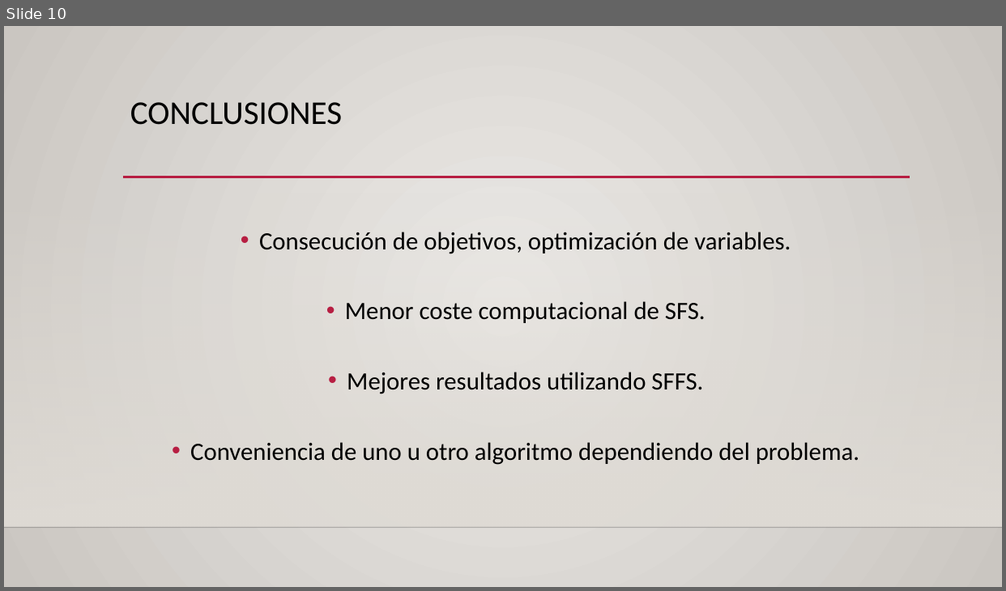
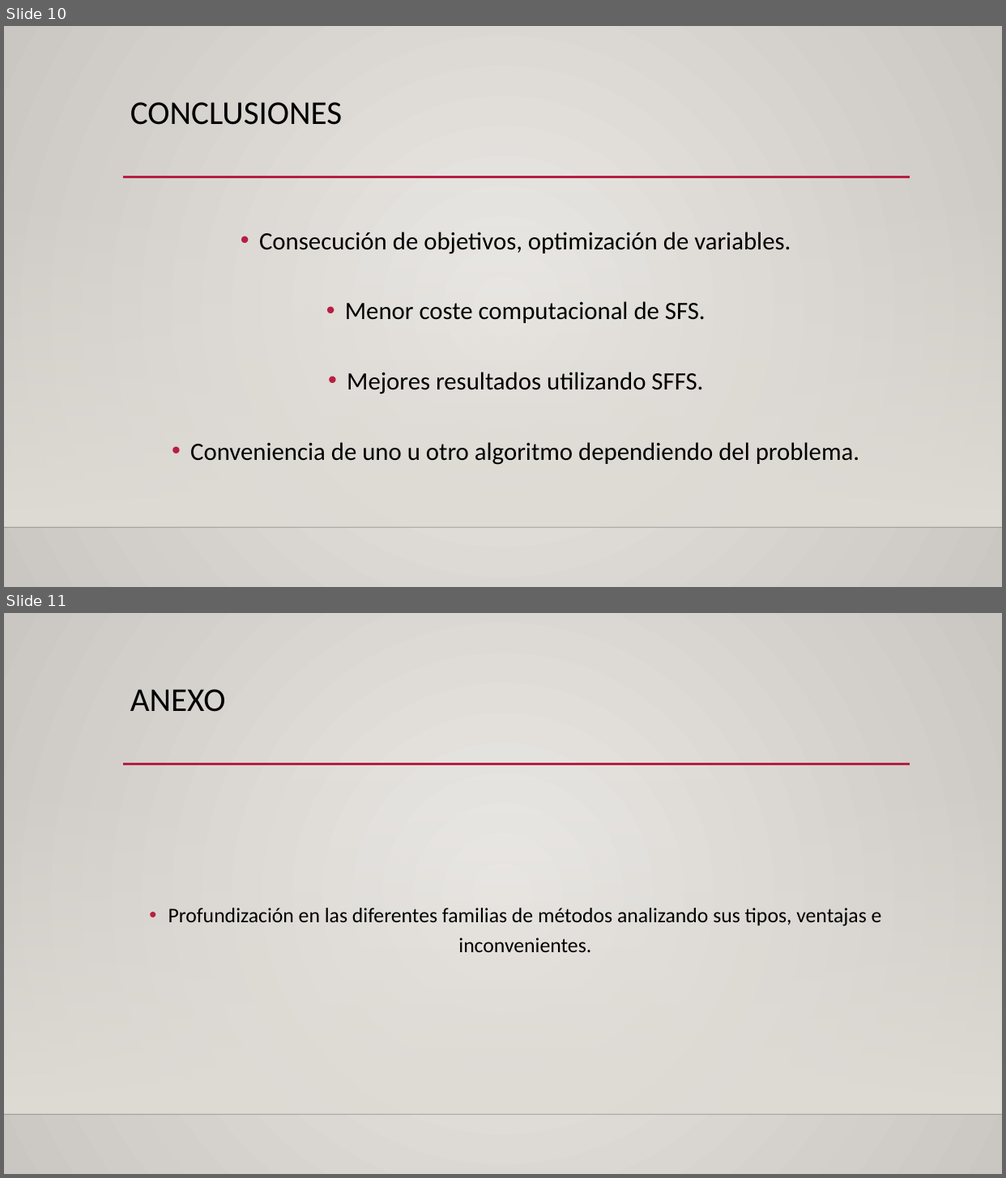
Before and after one commit to edubotdom/feature-selection, a slide deck: Optimización de variables en modelos predictivos.pptx. Shown one above the other, each under a label of ours: slide 10 before the commit, slides 10 and 11 after it. The pictures are 1006x591 and 1006x1178 pixels, drawn with LibreOffice and Linux fonts; fonts in the diff are those of the drawing; background and template pictures are left out. Boxes give left, top, right and bottom in pixels: in the first picture for what was removed or moved away, otherwise in the second. Text is boxed around its words. In the diff, an @@ line names an element or a change of style, - is before the commit and + after.

Commit message:
Método de estimación Chi ampliado. Ampliada presentación.

```diff
--- a/Optimización de variables en modelos predictivos.pptx
+++ b/Optimización de variables en modelos predictivos.pptx
@@ slide 11 added at [4,613,1002,1174], background gradient #ECEAE7 to #CAC7C1; not listed: 3 template elements that a slide beside it also shows @@
@@ title added at [130,689,226,712], 32 pt, text #000000 @@
+ANEXO
@@ text added at [168,908,882,952], 20 pt, text #000000 @@
+• Profundización en las diferentes familias de métodos analizando sus tipos, ventajas e inconvenientes.
```
Also in this commit, not shown: 1 other slide added, 1 slide removed, 2 other files.
